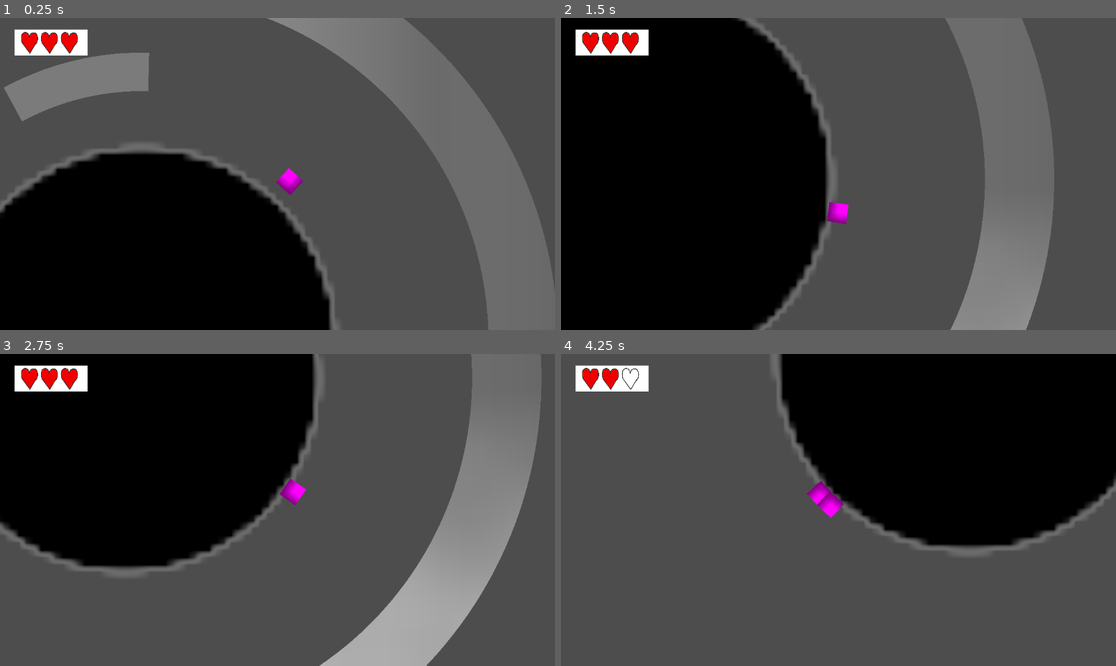
Above: before the commit, frames 1-4 (two rows, left to right).
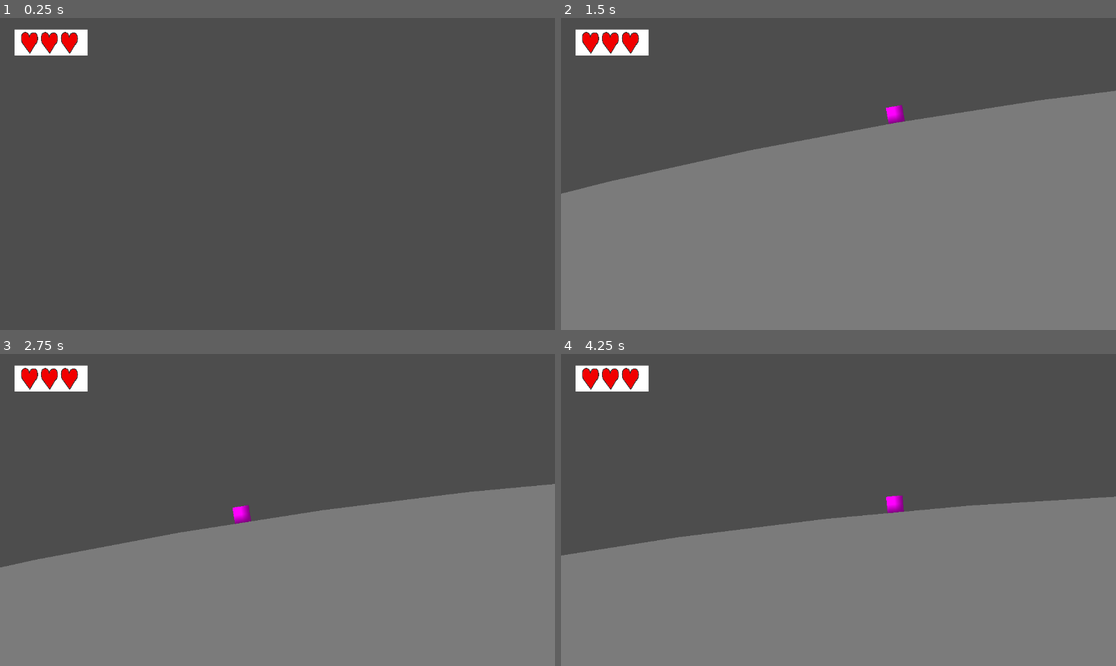
Above: after the commit, the same moments.

Repository: Juropolis/Space-Game
Game: Godot game, scene res://Main.tscn
Two runs of this game, one before a commit and one after it. Both use one fixed random seed, a clock stepped at 60 frames per second and the inputs below.
Inputs:
- Up to frame 1 (0.25 s): no input
- Up to frame 2 (1.5 s): hold D (right) from 0.53 s (still down); tap I (basic_attack) at 0.6 s; tap Up (jump) at 0.77 s; tap H (dash) at 1.35 s
- Up to frame 3 (2.75 s): tap Up (jump) at 1.52 s; release D (right) at 2.03 s; hold A (left) from 2.03 s (still down); tap I (basic_attack) at 2.1 s
- Up to frame 4 (4.25 s): release A (left) at 2.78 s; hold D (right) from 2.78 s (still down); tap H (dash) at 2.85 s; tap Up (jump) at 3.02, 3.77 s; tap I (basic_attack) at 3.6 s

The runs differ from the first frame. In frame 1, 47% of the frame differs, in the area x 0-100%, y 0-100%; in frame 2, 75%; in frame 3, 80%; in frame 4, 74%.

Commit message:
Started making the layout for the first planet and created a grouping for platforms

Diff:
--- a/CurvedPlatformScript.gd
+++ b/CurvedPlatformScript.gd
@@ -9,7 +9,7 @@
 	get:
 		return get_node_or_null("CollisionPolygon2D")
 
-@export_range(5.0, 500.0, 1.0) var distance_from_planet: float = 300.0: # Floating distance from center
+@export_range(0.0, 500.0, 1.0) var distance_from_planet: float = 300.0: # Floating distance from center
 	set(value):
 		distance_from_planet = value
 		update_platform()
@@ -74,7 +74,7 @@
 		visual_surface.append(point)
 
 		var direction_to_centre = (planet_centre - point).normalized()
-		var safe_thickness = min(thickness, distance_from_planet * 0.8)
+		var safe_thickness = thickness
 		var bottom_point = point - (direction_to_centre * safe_thickness)
 
 		extruded_floor.append(bottom_point)
--- a/GravityFieldScript.gd
+++ b/GravityFieldScript.gd
@@ -1,6 +1,6 @@
 extends Area2D
 
-@export var gravity_strength: float = 1200
+@export var gravity_strength: float = 2000
 @onready var collision_shape = $CollisionShape2D
 
 var gravity_radius: float:
--- a/Main.tscn
+++ b/Main.tscn
@@ -77,10 +77,11 @@
 animation = &"0_hearts"
 
 [node name="Player" parent="." unique_id=883445505 instance=ExtResource("8_03owx")]
-position = Vector2(175, -30)
+position = Vector2(-1187, -5646)
 
 [node name="Enemy" parent="." unique_id=726626336 instance=ExtResource("9_wkp8b")]
-position = Vector2(-233, 5)
+position = Vector2(-3683, -4447)
 
 [node name="Player Camera" parent="." unique_id=570724679 instance=ExtResource("10_20pc6")]
-zoom = Vector2(2, 2)
+zoom = Vector2(1.7, 1.7)
+position_smoothing_speed = 3.0
--- a/Planet.tscn
+++ b/Planet.tscn
@@ -1,54 +1,133 @@
 [gd_scene format=3 uid="uid://dy7mip4yf0kn7"]
 
 [ext_resource type="PackedScene" uid="uid://bj24whuijr0uy" path="res://curved_platform.tscn" id="1_8g7i6"]
-[ext_resource type="Script" uid="uid://bj7cmsor21866" path="res://CurvedPlatformScript.gd" id="1_485rr"]
 [ext_resource type="PackedScene" uid="uid://m7uivq1vxy5f" path="res://GravityField.tscn" id="2_485rr"]
-
-[sub_resource type="CircleShape2D" id="CircleShape2D_klsso"]
-
-[sub_resource type="Gradient" id="Gradient_2hiue"]
-offsets = PackedFloat32Array(0.9789157, 1)
-colors = PackedColorArray(0, 0, 0, 1, 1, 1, 1, 0)
-
-[sub_resource type="GradientTexture2D" id="GradientTexture2D_8g7i6"]
-gradient = SubResource("Gradient_2hiue")
-fill = 1
-fill_from = Vector2(0.5, 0.5)
-fill_to = Vector2(0.8, 0.8)
 
 [node name="Planet" type="StaticBody2D" unique_id=85159679]
 scale = Vector2(10, 10)
 collision_mask = 18
-script = ExtResource("1_485rr")
-
-[node name="PlanetShape" type="CollisionShape2D" parent="." unique_id=19499446]
-scale = Vector2(0.9999998, 0.9999998)
-shape = SubResource("CircleShape2D_klsso")
-debug_color = Color(0.99999994, 0.08107153, 0.83457214, 0.41960785)
-
-[node name="Sprite2D" type="Sprite2D" parent="PlanetShape" unique_id=1862592354]
-position = Vector2(-2.3841858e-07, 0)
-scale = Vector2(0.37968752, 0.37968752)
-texture = SubResource("GradientTexture2D_8g7i6")
 
 [node name="GravityField" parent="." unique_id=967535047 instance=ExtResource("2_485rr")]
+scale = Vector2(5, 5)
 
-[node name="CurvedPlatform" parent="." unique_id=854991810 instance=ExtResource("1_8g7i6")]
-position = Vector2(-1.4901161e-08, -5.9604645e-08)
-distance_from_planet = 18.0
+[node name="Curved Platforms" type="Node2D" parent="." unique_id=786120431]
+
+[node name="CurvedPlatform9" parent="Curved Platforms" unique_id=1648401569 instance=ExtResource("1_8g7i6")]
+scale = Vector2(0.9999998, 0.9999998)
+distance_from_planet = 80.0
+start_angle = 90.0
+arc_length = 3.0
+subdivisions = 15
+thickness = 20.0
+
+[node name="CurvedPlatform7" parent="Curved Platforms" unique_id=216389342 instance=ExtResource("1_8g7i6")]
+scale = Vector2(0.9999998, 0.9999998)
+distance_from_planet = 80.0
+start_angle = 90.0
 arc_length = 160.0
-thickness = 3.6
+subdivisions = 50
+thickness = 5.0
 
-[node name="CurvedPlatform2" parent="." unique_id=920221489 instance=ExtResource("1_8g7i6")]
-position = Vector2(-1.4901161e-08, -5.9604645e-08)
-distance_from_planet = 29.0
-start_angle = 286.5
-arc_length = 58.0
-thickness = 2.7
+[node name="CurvedPlatform12" parent="Curved Platforms" unique_id=854991810 instance=ExtResource("1_8g7i6")]
+scale = Vector2(0.9999998, 0.9999998)
+distance_from_planet = 95.0
+start_angle = 55.0
+arc_length = 35.0
+subdivisions = 50
+thickness = 5.0
 
-[node name="CurvedPlatform3" parent="." unique_id=1051962545 instance=ExtResource("1_8g7i6")]
-distance_from_planet = 13.0
-start_angle = 331.5
-arc_length = 30.0
-subdivisions = 30
-thickness = 2.0
+[node name="CurvedPlatform10" parent="Curved Platforms" unique_id=32731407 instance=ExtResource("1_8g7i6")]
+scale = Vector2(0.9999998, 0.9999998)
+distance_from_planet = 95.0
+start_angle = 5.0
+arc_length = 40.0
+subdivisions = 50
+thickness = 5.0
+
+[node name="CurvedPlatform8" parent="Curved Platforms" unique_id=1384502724 instance=ExtResource("1_8g7i6")]
+scale = Vector2(0.9999998, 0.9999998)
+distance_from_planet = 50.0
+start_angle = 5.0
+arc_length = 85.0
+subdivisions = 50
+thickness = 5.0
+
+[node name="CurvedPlatform6" parent="Curved Platforms" unique_id=573887836 instance=ExtResource("1_8g7i6")]
+scale = Vector2(0.9999998, 0.9999998)
+distance_from_planet = 50.0
+start_angle = 90.0
+arc_length = 108.0
+subdivisions = 50
+thickness = 5.0
+
+[node name="CurvedPlatform13" parent="Curved Platforms" unique_id=1055848151 instance=ExtResource("1_8g7i6")]
+scale = Vector2(0.99999994, 0.99999994)
+distance_from_planet = 100.0
+start_angle = 42.0
+arc_length = 3.0
+subdivisions = 15
+thickness = 40.0
+
+[node name="CurvedPlatform14" parent="Curved Platforms" unique_id=1610018742 instance=ExtResource("1_8g7i6")]
+scale = Vector2(0.99999994, 0.99999994)
+distance_from_planet = 100.0
+start_angle = 55.0
+arc_length = 3.0
+subdivisions = 15
+thickness = 15.0
+
+[node name="CurvedPlatform15" parent="Curved Platforms" unique_id=1018720915 instance=ExtResource("1_8g7i6")]
+scale = Vector2(0.99999994, 0.99999994)
+distance_from_planet = 125.0
+start_angle = 55.0
+arc_length = 3.0
+subdivisions = 15
+thickness = 15.0
+
+[node name="CurvedPlatform11" parent="Curved Platforms" unique_id=1043680407 instance=ExtResource("1_8g7i6")]
+scale = Vector2(0.99999994, 0.99999994)
+distance_from_planet = 50.0
+start_angle = 5.0
+arc_length = 4.0
+subdivisions = 15
+thickness = 50.0
+
+[node name="CurvedPlatform5" parent="Curved Platforms" unique_id=320823988 instance=ExtResource("1_8g7i6")]
+scale = Vector2(0.99999994, 0.99999994)
+distance_from_planet = 35.0
+start_angle = 193.0
+arc_length = 5.0
+subdivisions = 15
+thickness = 20.0
+
+[node name="CurvedPlatform4" parent="Curved Platforms" unique_id=1194888033 instance=ExtResource("1_8g7i6")]
+scale = Vector2(0.99999994, 0.99999994)
+distance_from_planet = 35.0
+start_angle = 245.0
+arc_length = 5.0
+subdivisions = 15
+thickness = 50.0
+
+[node name="CurvedPlatform3" parent="Curved Platforms" unique_id=1051962545 instance=ExtResource("1_8g7i6")]
+scale = Vector2(0.99999994, 0.99999994)
+distance_from_planet = 35.0
+start_angle = 245.0
+arc_length = 313.0
+subdivisions = 50
+thickness = 5.0
+
+[node name="CurvedPlatform2" parent="Curved Platforms" unique_id=920221489 instance=ExtResource("1_8g7i6")]
+position = Vector2(-1.490116e-08, -5.960464e-08)
+scale = Vector2(0.99999994, 0.99999994)
+distance_from_planet = 223.0
+arc_length = 32.5
+thickness = 10.6
+
+[node name="CurvedPlatform" parent="Curved Platforms" unique_id=136306126 instance=ExtResource("1_8g7i6")]
+position = Vector2(-1.490116e-08, -5.960464e-08)
+scale = Vector2(0.99999994, 0.99999994)
+distance_from_planet = 177.0
+start_angle = 1.0
+arc_length = 360.0
+subdivisions = 200
+thickness = 13.1
--- a/Space.tscn
+++ b/Space.tscn
@@ -5,13 +5,14 @@
 [node name="Space" type="Node2D" unique_id=568745688]
 
 [node name="Planet" parent="." unique_id=85159679 instance=ExtResource("1_6etvl")]
-position = Vector2(3.0000038, 156)
-scale = Vector2(20, 20)
+scale = Vector2(30, 30)
 
 [node name="Planet2" parent="." unique_id=1622104546 instance=ExtResource("1_6etvl")]
-position = Vector2(-1609, -309)
-rotation = -6.295923
+position = Vector2(8771, -8753)
+rotation = -2.3945918
+scale = Vector2(2, 2)
 
 [node name="Planet3" parent="." unique_id=1472670988 instance=ExtResource("1_6etvl")]
-position = Vector2(-3320, -2999)
-scale = Vector2(50, 50)
+position = Vector2(7042, -8952)
+rotation = -0.8709193
+scale = Vector2(2, 2)
